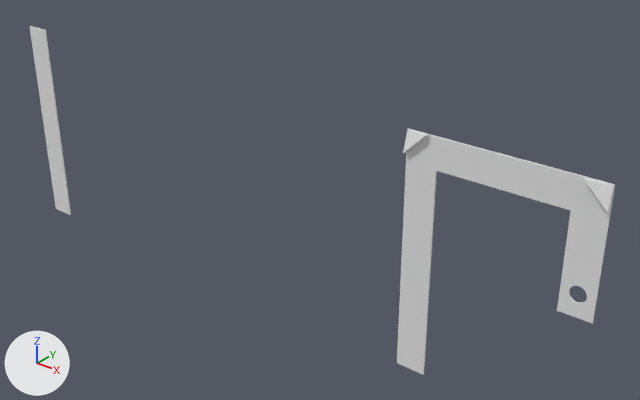
What one commit did to the OBJ model Golfe/Assets/Prefabs/mesa2.obj.
One viewpoint serves both versions: a camera (50 mm lens) standing at (243.0, -405.0, 261.0) and looking at (-92.0, 14.0, 2.0). The lights are fixed; the arrows at lower left show +X, +Y and +Z. Where no turn or scale is listed for an object, it has been applied to the vertices.
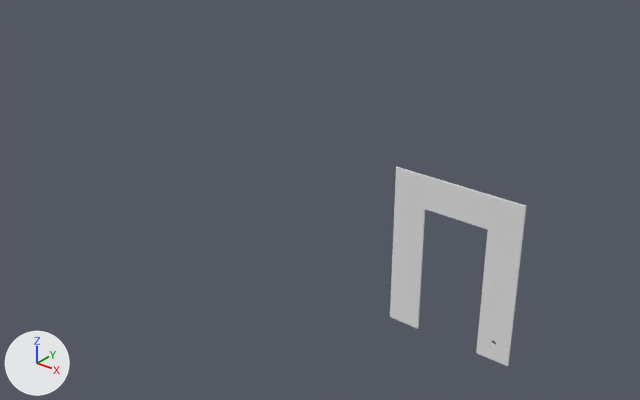
What differs and where, as boxes [x1, y1, x2, y2] in the pictures (640 x 400 px):
'Object.2', mesh moved: before [436, 137, 576, 211]; after [395, 167, 526, 241]
'Object.1', mesh rescaled (14% narrower, 47% shorter): before [397, 128, 438, 375]; after [390, 199, 425, 329]
'Object.3', reshaped (12% wider, 28% shorter): before [29, 26, 71, 215]; after [476, 230, 523, 366]
'Object.4', deleted: before [557, 174, 615, 324]
    faces in mat_green_0 (white #e7e7e7): [557, 174, 615, 324]
'Object.6', deleted: before [584, 178, 614, 213]
'Object.5', deleted: before [403, 129, 428, 153]
part 3 of me_object_3, added: after [476, 230, 523, 366]
part 4 of me_object_3, deleted: before [29, 26, 71, 215]

What the commit changed:
me_object_1 has 8 vertices, 12 faces and spans x -10.0..10.0, y -10.0..-9.0, z -80.0..80.0.
me_object_1 is used by ob_object_1; location (0.0, 0.0, 0.0).
me_object_1 part 1: the whole mesh is scaled about its middle by (1, 1, 0.5), then moved by (0.0, -10.0, 0.0).
me_object_2 has 8 vertices, 12 faces and spans x 10.0..90.0, y -10.5..-9.5, z 60.0..80.0.
me_object_2 is used by ob_object_2; location (0.0, 0.0, 0.0).
me_object_2 part 2: the whole mesh is moved by (-20.0, -10.0, -20.0).
me_object_3 is used by ob_object_3; location (0.0, 0.0, 0.0).
me_object_3 had 8 vertices, 12 faces and spanned x -365.0..-345.0, y -10.0..-9.0, z -80.0..80.0.
me_object_3 now has 488 vertices, 976 faces and spans x 50.0..70.0, y -20.0..-19.0, z -40.0..40.0.
me_object_3 part 3: 488 vertices added at x 50.0..70.0, y -20.0..-19.0, z -40.0..40.0.
me_object_3 part 4: 8 vertices removed from x -365.0..-345.0, y -10.0..-9.0, z -80.0..80.0.
me_object_3 now uses material mat_turquoise_0 (white #e7e7e7).
Object 'Object.4' (ob_object_4) is deleted.
Object 'Object.5' (ob_object_5) is deleted.
Object 'Object.6' (ob_object_6) is deleted.
